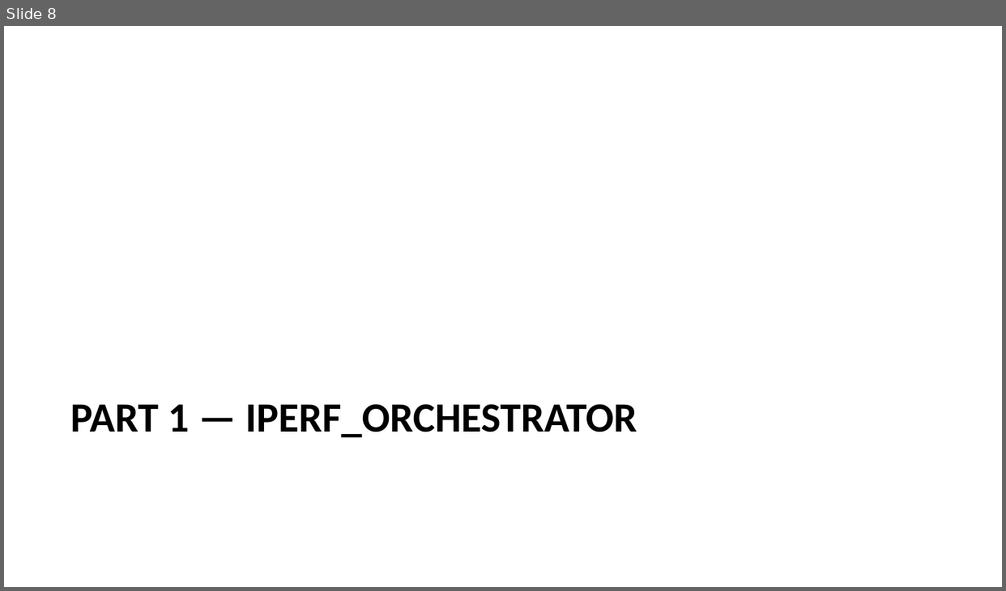
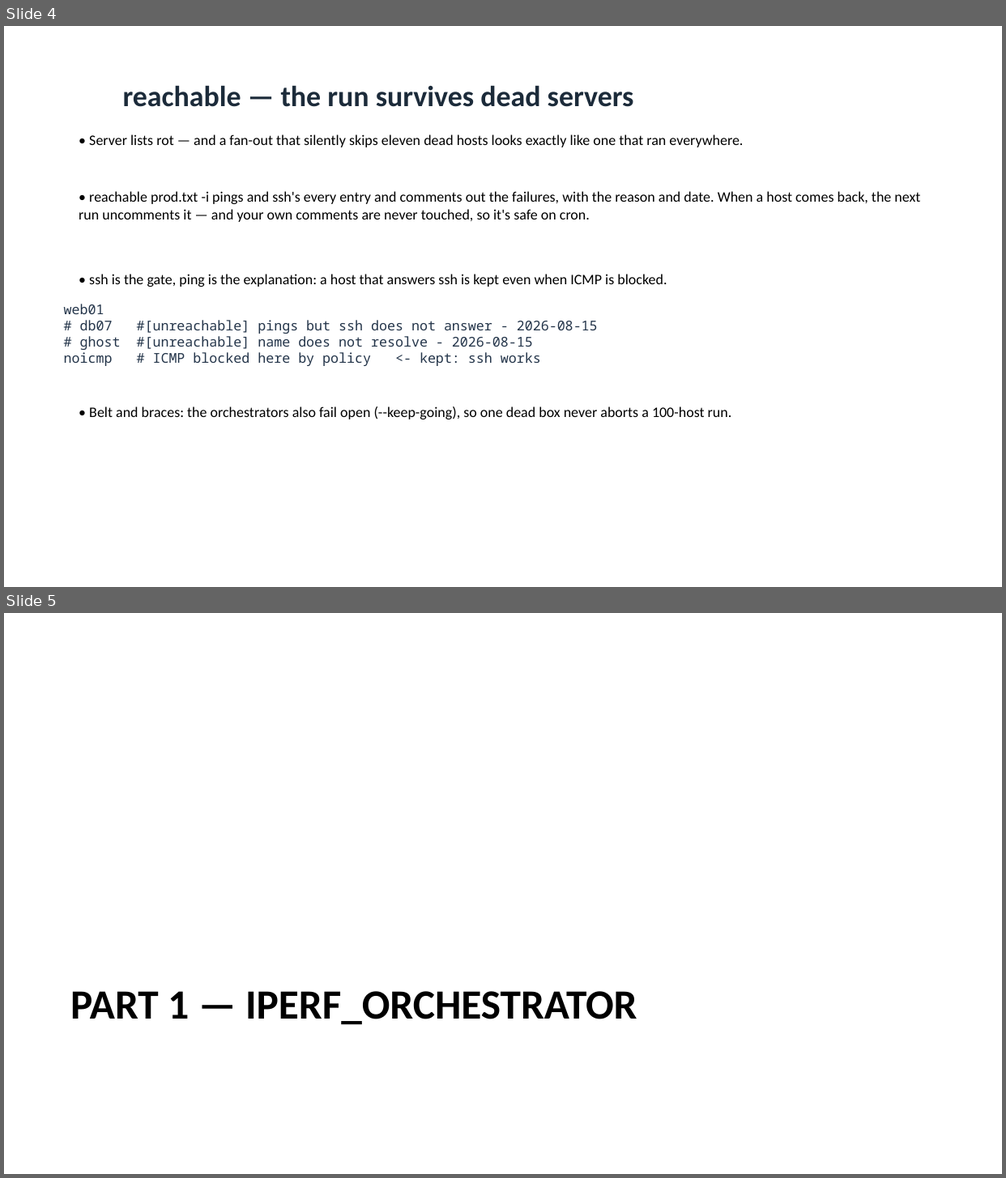
Before and after one commit to MartinGallagher-code/presentations, a slide deck: network-testing/network_testing.pptx. Shown one above the other, each under a label of ours: slide 8 before the commit, slides 4 and 5 after it. The pictures are 1006x591 and 1006x1178 pixels, drawn with LibreOffice and Linux fonts; fonts in the diff are those of the drawing. Boxes give left, top, right and bottom in pixels: in the first picture for what was removed or moved away, otherwise in the second. Text is boxed around its words. In the diff, an @@ line names an element or a change of style, - is before the commit and + after.

```diff
--- a/network-testing/network_testing.pptx
+++ b/network-testing/network_testing.pptx
@@ slide 4 added at <box>4,26,1002,587</box>, background #FFFFFF @@
@@ title added at <box>123,85,634,107</box>, 28 pt, text #1C2B3A, bold @@
+reachable — the run survives dead servers
@@ text added at <box>89,135,743,148</box>, 14 pt, text #000000 @@
+• Server lists rot — and a fan-out that silently skips eleven dead hosts looks exactly like one that ran everywhere.
@@ text added at <box>79,191,920,222</box>, 14 pt, text #000000 @@
+• reachable prod.txt -i pings and ssh's every entry and comments out the failures, with the reason and date. When a host comes back, the next run uncomments it — and your own comments are never touched, so it's safe on cron.
@@ text added at <box>89,274,667,287</box>, 14 pt, text #000000 @@
+• ssh is the gate, ping is the explanation: a host that answers ssh is kept even when ICMP is blocked.
@@ text added at <box>64,304,598,366</box>, 13 pt, text #24354A @@
+web01
+# db07 #[unreachable] pings but ssh does not answer - 2026-08-15
+# ghost #[unreachable] name does not resolve - 2026-08-15
+noicmp # ICMP blocked here by policy <- kept: ssh works
@@ text added at <box>89,407,732,420</box>, 14 pt, text #000000 @@
+• Belt and braces: the orchestrators also fail open (--keep-going), so one dead box never aborts a 100-host run.
@@ what was slide 8 is now slide 5 @@
```
Also in this commit, not shown: 1 slide changed, 2 other slides added, 6 slides removed, 2 other files.
